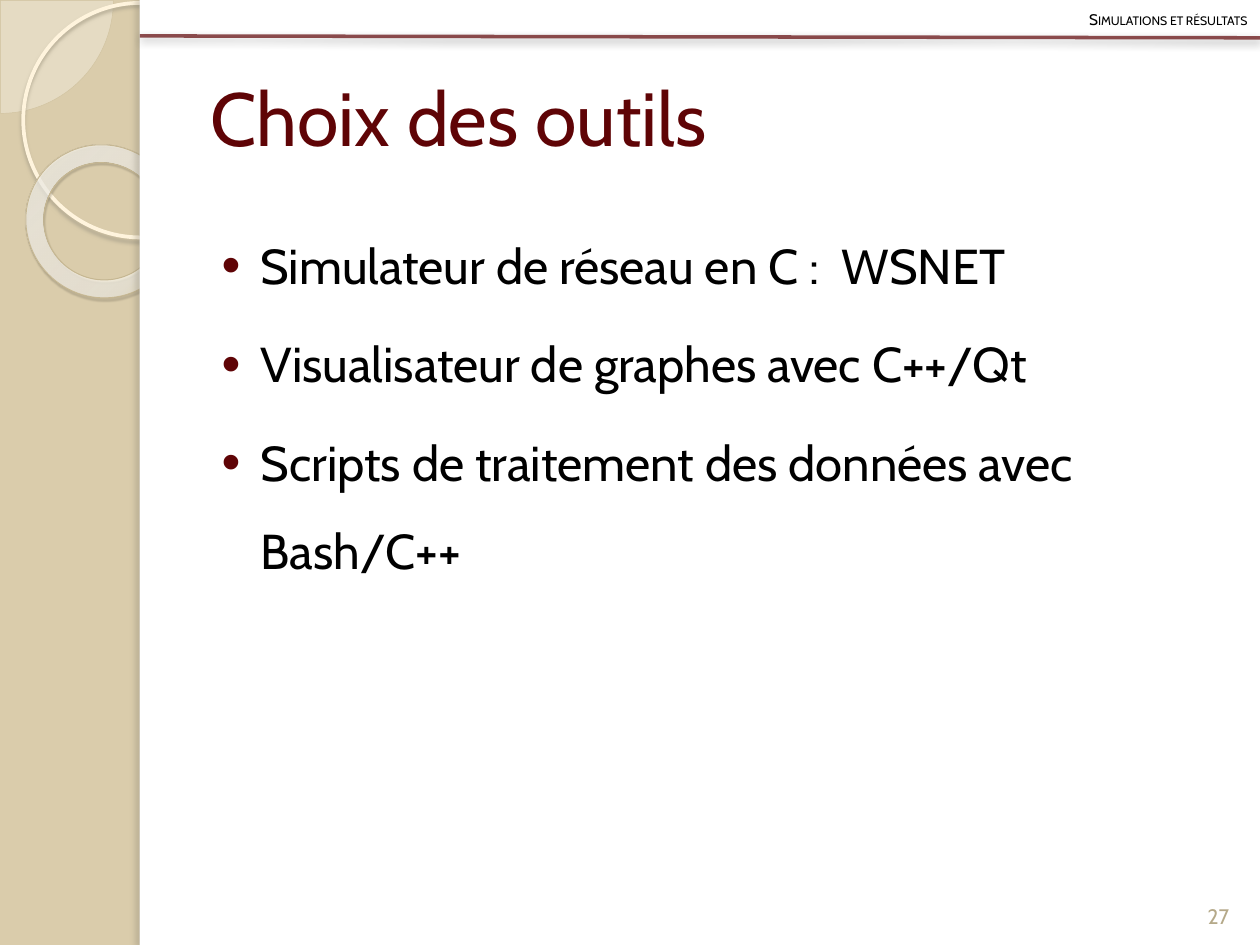
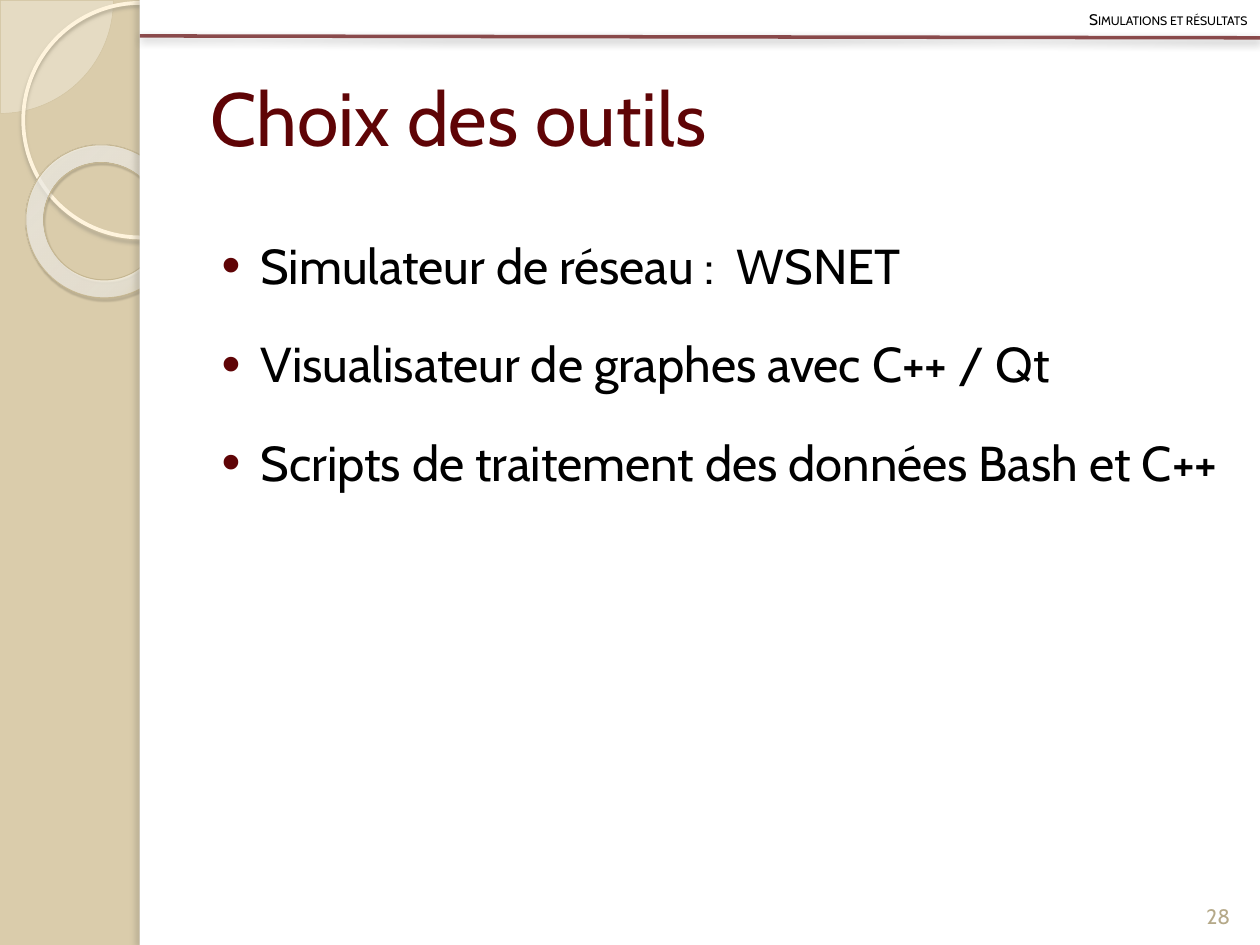
Before and after one commit to Patre/Energy-saving-in-sensors--networks, a slide deck: slide 28 of Redaction/Presentation/pres.pptx (slide 27 before the commit). Drawn at 1260x945 pixels with LibreOffice and Linux fonts; fonts in the diff are those of the drawing. Boxes give left, top, right and bottom in pixels: in the first picture for what was removed or moved away, otherwise in the second. Text is boxed around its words. In the diff, an @@ line names an element or a change of style, - is before the commit and + after.

Commit message:
Presentation

```diff
--- a/Redaction/Presentation/pres.pptx
+++ b/Redaction/Presentation/pres.pptx
@@ text at (261, 247, 1218, 492): text changed @@
-• Simulateur de réseau en C : WSNET
-• Visualisateur de graphes avec C++/Qt
-• Scripts de traitement des données avec Bash/C++
+• Simulateur de réseau : WSNET
+• Visualisateur de graphes avec C++ / Qt
+• Scripts de traitement des données Bash et C++
@@ page number at (1206, 909, 1230, 924): text changed @@
-27
+28
```
Also in this commit, not shown: 4 other slides changed, 9 slides added, 1 slide removed, 1 other file.
